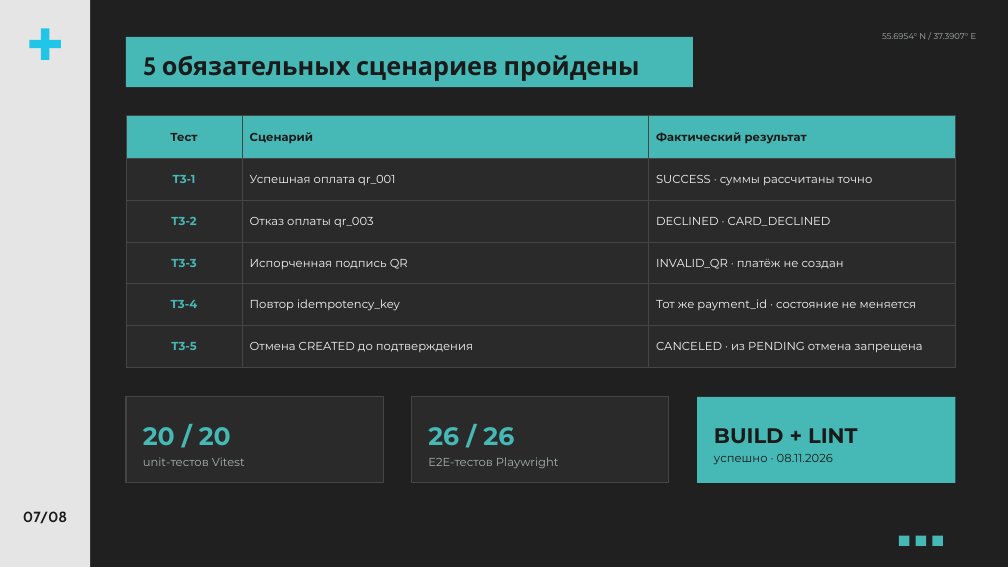
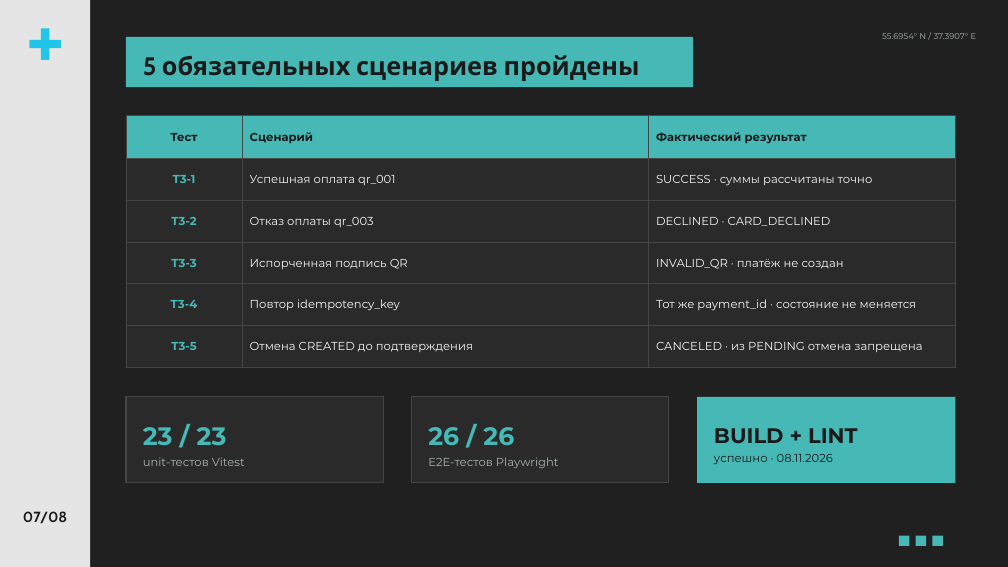
Before and after one commit to Internet-hero/spasibo-tips, a slide deck: slide 7 of presentation/online-tips/online-tips.pptx. Drawn at 1008x567 pixels with LibreOffice and Linux fonts; fonts in the diff are those of the drawing. Boxes give left, top, right and bottom in pixels: in the first picture for what was removed or moved away, otherwise in the second. Text is boxed around its words. In the diff, an @@ line names an element or a change of style, - is before the commit and + after.

Commit message:
Cover the rate limit rule and state integrity with tests
- checkRateLimit takes an explicit clock, so NFR-5 (10 attempts per QR per minute) is unit-tested
- tests: cancelling a payment leaves the QR reusable, success consumes it, isValidState rejects broken shapes
- docs and slides follow the new counts (23 unit, 26 e2e)

```diff
--- a/presentation/online-tips/online-tips.pptx
+++ b/presentation/online-tips/online-tips.pptx
@@ text at box(143, 427, 227, 445): text changed @@
-20 / 20
+23 / 23
```
Also in this commit, not shown: 5 other files.
